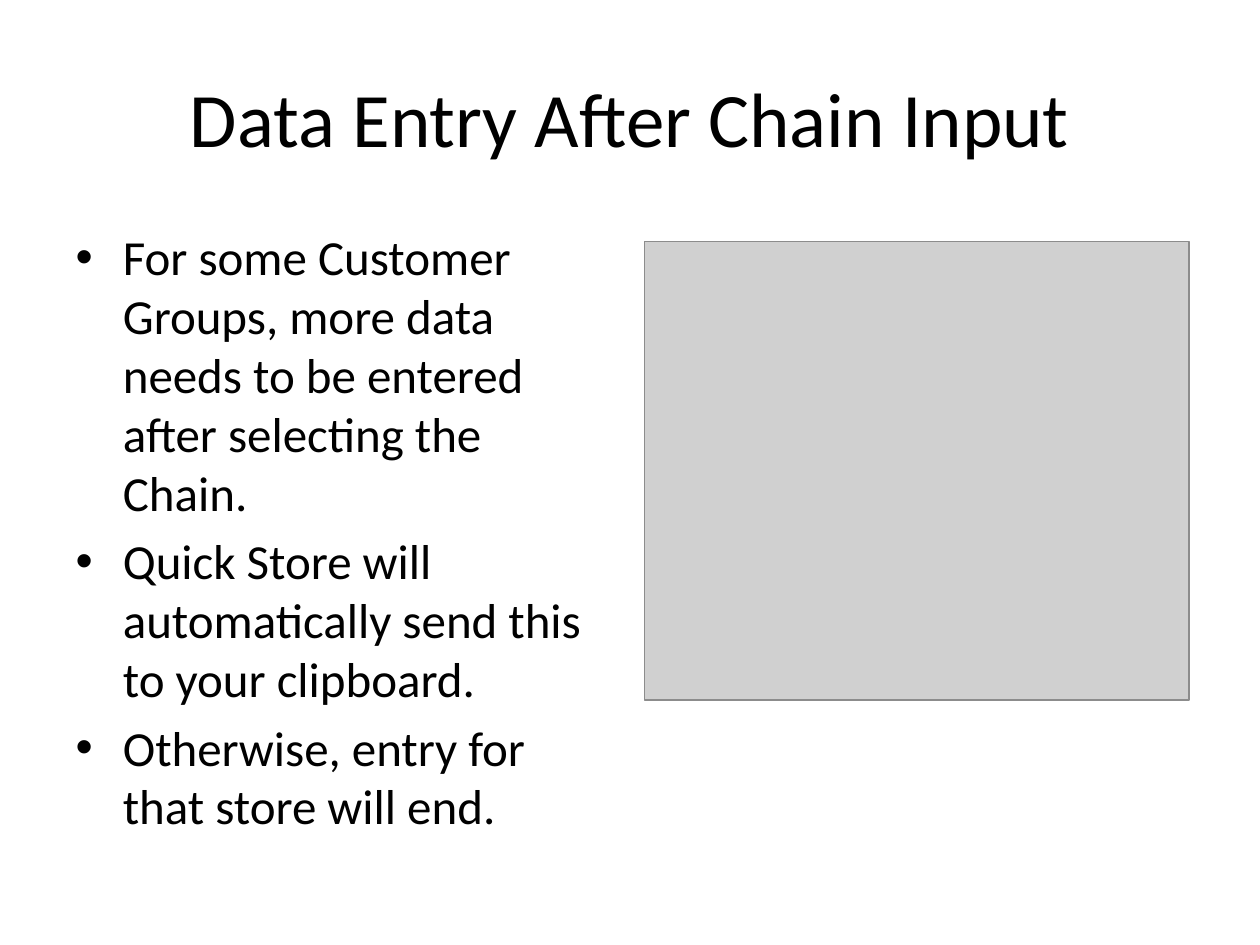
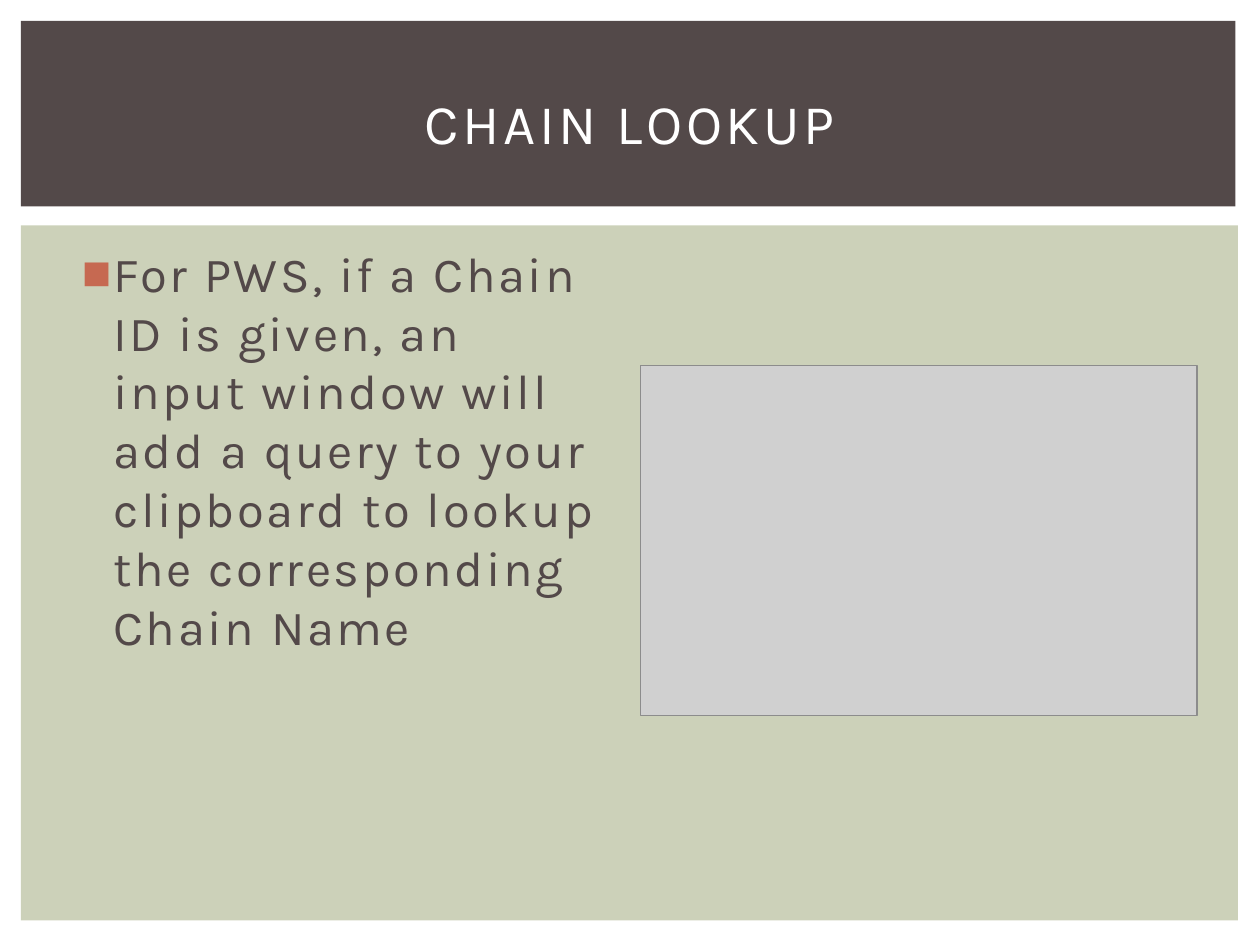
Before and after one commit to lonelyion/QuickStore, a slide deck: slide 11 of QuickStore.pptx (slide 9 before the commit). Drawn at 1260x945 pixels with LibreOffice and Linux fonts; fonts in the diff are those of the drawing; grey boxes stand for pictures. Boxes give left, top, right and bottom in pixels: in the first picture for what was removed or moved away, otherwise in the second. Text is boxed around its words. In the diff, an @@ line names an element or a change of style, - is before the commit and + after.

```diff
--- a/QuickStore.pptx
+++ b/QuickStore.pptx
@@ rectangle added at box(21, 21, 1236, 207), fill #534949 @@
@@ title at box(425, 108, 835, 145): text changed; size 44 to 32 pt; font Calibri to Karla; text colour #000000 to #FFFFFF @@
-Data Entry After Chain Input
+CHAIN LOOKUP
@@ rectangle added at box(21, 226, 1239, 921), fill #CCD1B9 @@
@@ text at box(113, 258, 593, 646): text changed; font Calibri to Karla; text colour #000000 to #534949 @@
-• For some Customer Groups, more data needs to be entered after selecting the Chain.
-• Quick Store will automatically send this to your clipboard.
-• Otherwise, entry for that store will end.
+■ For PWS, if a Chain ID is given, an input window will add a query to your clipboard to lookup the corresponding Chain Name
@@ picture: place and size @@
-picture at box(645, 242, 1189, 701)
+picture at box(640, 365, 1197, 714)
```
Also in this commit, not shown: 10 other slides changed, 2 slides added, 2 other files.
